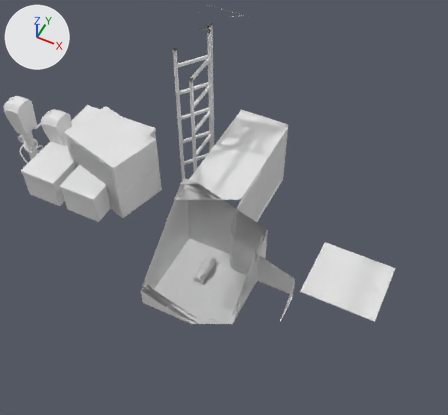
What one commit did to the glTF model public/models/Addons.glb.
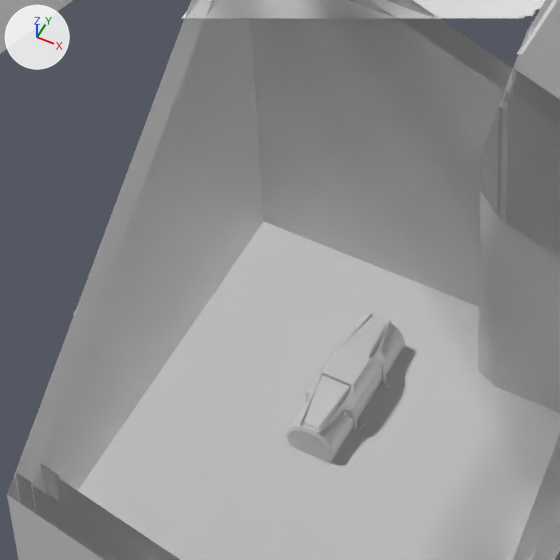
Each version is shown from a camera (50 mm lens) standing at (-2.377, -4.416, 6.487) and looking at (-4.541, -0.087, 1.076), then close up on the part from 31% to 55% of the width and 47% to 73% of the height. Arrows for +X, +Y and +Z are at upper left; the lights stay in place. The older version's two pictures come first. Everything nearer to the camera than a plane just in front of the edit is cut away. Where no turn or scale is listed for an object, it has been applied to the vertices. Vertices at exactly the same position are counted once.

Names of what the first close-up shows: 'L Shape Counter Hidden Generator Box', 'Standard Generator Box', 'Standard Generator Box Proxy', 'Tongue Mounted Generator Box.001', 'Winch System'.
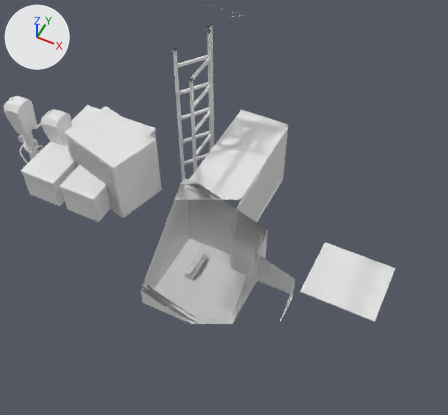
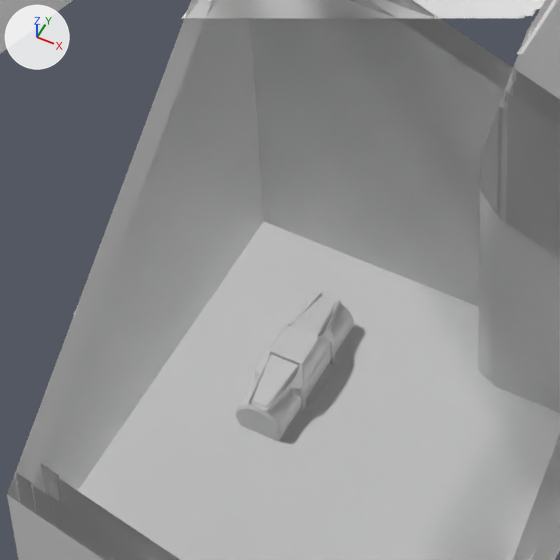
What differs and where, as boxes (x1, y1, x2, y2) in the close-ups (560 x 560 px; the box of a moved part takes in the faces that stretch with it):
'Winch System', reshaped: before (286, 313, 404, 462); after (235, 292, 354, 440)
part 1 of me_winch_system, moved or reshaped: before (341, 412, 346, 417); after (289, 390, 295, 396)
part 2 of me_winch_system, moved or reshaped: before (341, 317, 386, 358); after (290, 297, 336, 337)
part 3 of me_winch_system, moved or reshaped: before (304, 376, 350, 429); after (252, 354, 299, 407)
part 4 of me_winch_system, moved or reshaped: before (286, 315, 404, 462); after (235, 295, 354, 440)
part 5 of me_winch_system, moved or reshaped: before (380, 370, 386, 386); after (329, 349, 336, 365)
part 6 of me_winch_system, moved or reshaped: before (351, 416, 358, 432); after (300, 394, 306, 411)
part 7 of me_winch_system, moved or reshaped (mostly hidden): before (357, 381, 390, 434); after (306, 360, 340, 413)
part 8 of me_winch_system, moved or reshaped: before (300, 313, 391, 434); after (248, 292, 340, 412)
part 9 of me_winch_system, moved or reshaped: before (359, 384, 390, 432); after (308, 364, 339, 410)

The change, as a list of edits to the scene's bpy script:
```text
Change me_winch_system:
    used by ob_winch_system; location = (0.0, 0.0, 0.0)
    remove me_winch_system.from_pydata(...)  # 1602 vertices, 2878 faces; spans x -4.569..-4.349, y -0.846..-0.496, z 0.528..0.674
    remove me_winch_system.materials.append(mat_material)  # white #e7e7e7
    add me_winch_system.from_pydata(...)  # 1310 vertices, 2338 faces; spans x -4.698..-4.478, y -0.846..-0.496, z 0.528..0.674
    me_winch_system part 1: the loose piece of 31 vertices spanning x -4.466..-4.448, y -0.767..-0.751, z 0.621..0.639 is moved by (-0.128, 0.0, 0.0)
    me_winch_system part 2: the loose piece of 26 vertices spanning x -4.53..-4.461, y -0.632..-0.51, z 0.644..0.669 is moved by (-0.128, 0.0, 0.0)
    me_winch_system part 3: the loose piece of 26 vertices spanning x -4.53..-4.461, y -0.832..-0.711, z 0.644..0.669 is moved by (-0.128, 0.0, 0.0)
    me_winch_system part 4: the loose piece of 162 vertices spanning x -4.554..-4.437, y -0.846..-0.496, z 0.53..0.646 is moved by (-0.128, 0.0, 0.0)
    me_winch_system part 5: the loose piece of 39 vertices spanning x -4.445..-4.434, y -0.608..-0.593, z 0.528..0.608 is moved by (-0.128, 0.0, 0.0)
    me_winch_system part 6: the loose piece of 39 vertices spanning x -4.445..-4.434, y -0.749..-0.734, z 0.528..0.608 is moved by (-0.128, 0.0, 0.0)
    me_winch_system part 7: the loose piece of 156 vertices spanning x -4.566..-4.425, y -0.76..-0.582, z 0.528..0.566 is moved by (-0.128, 0.0, 0.0)
    me_winch_system part 8: the loose piece of 224 vertices spanning x -4.554..-4.436, y -0.841..-0.501, z 0.607..0.674 is moved by (-0.128, 0.0, 0.0)
    me_winch_system part 9: the loose piece of 44 vertices spanning x -4.426..-4.423, y -0.751..-0.591, z 0.539..0.56 is moved by (-0.128, 0.0, 0.0)
    other edits to the shape of me_winch_system do not show in these pictures
```
